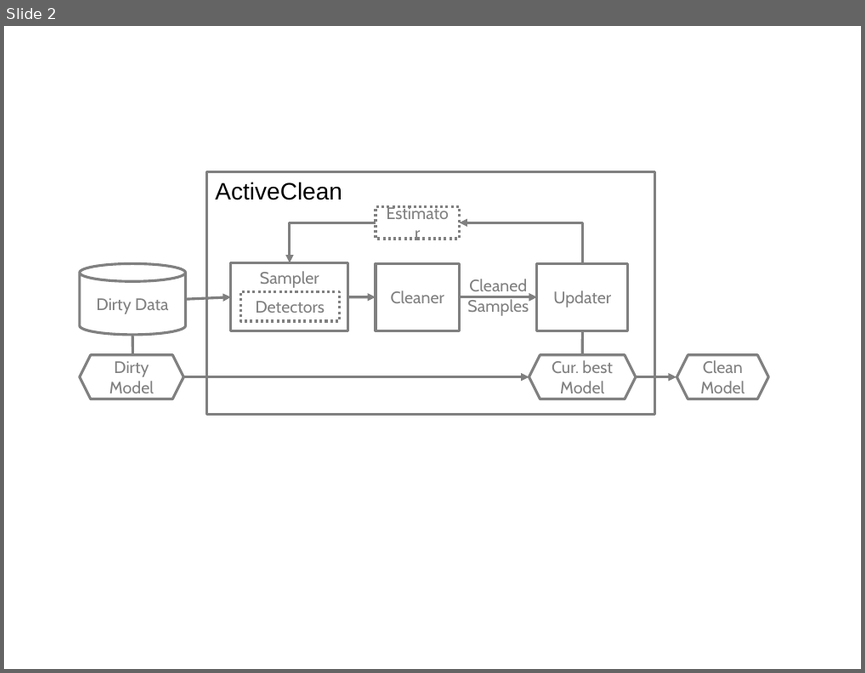
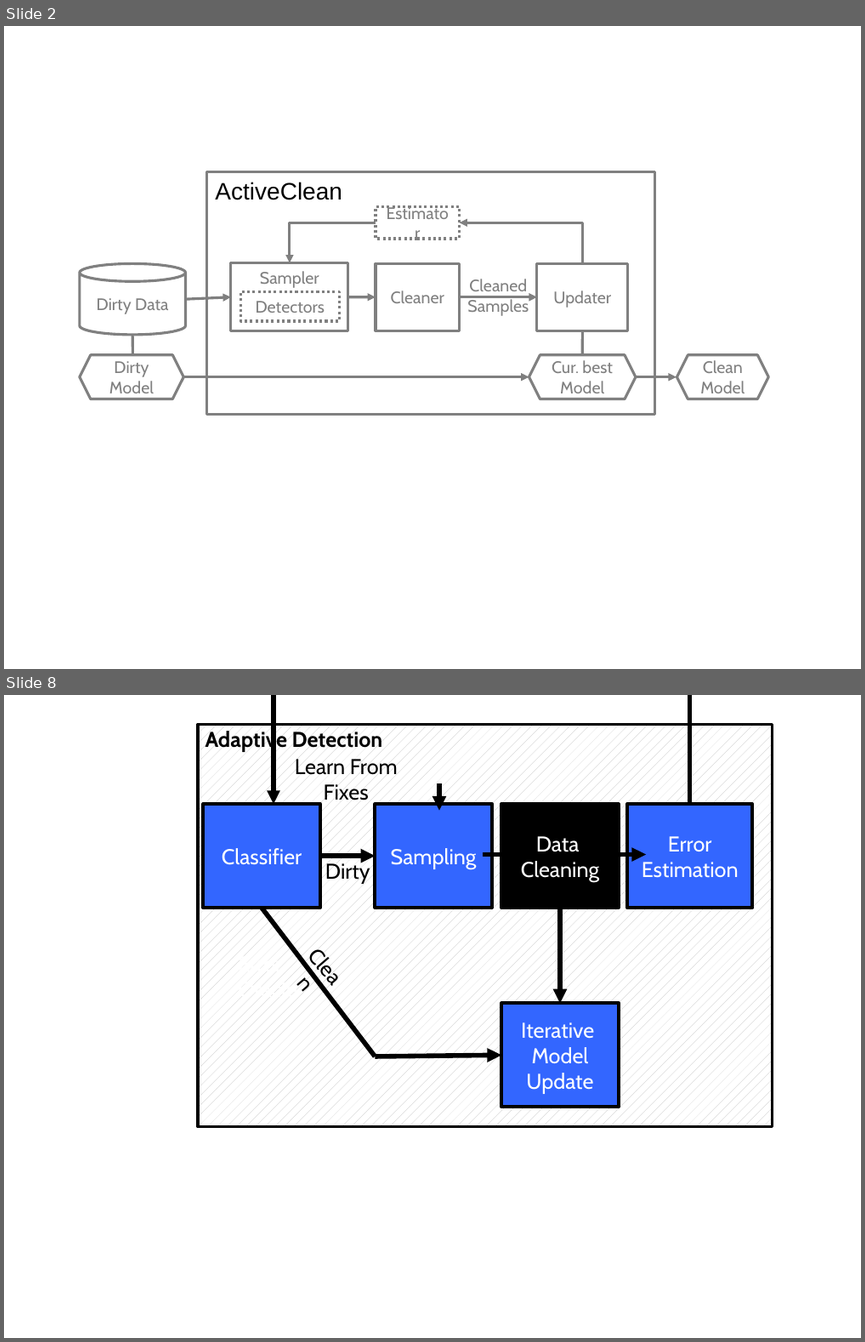
Before and after one commit to sjyk/sampleml, a slide deck: figs/figs.pptx. Shown one above the other, each under a label of ours: slide 2 before the commit, slides 2 and 8 after it; the slides between them are not shown. The pictures are 865x673 and 865x1342 pixels, drawn with LibreOffice and Linux fonts; fonts in the diff are those of the drawing. Boxes give left, top, right and bottom in pixels: in the first picture for what was removed or moved away, otherwise in the second. Text is boxed around its words. In the diff, an @@ line names an element or a change of style, - is before the commit and + after.

```diff
--- a/figs/figs.pptx
+++ b/figs/figs.pptx
@@ slide 8 added at [4, 695, 861, 1338], background #FFFFFF @@
@@ group added at [198, 724, 772, 1126]: 6 rectangles, 6 arrows, 5 texts, 1 line, 1 elbow arrow @@
+Error
+Oracle
+Sampling
+Data
+Cleaning
+Error
+Estimation
+Iterative
+Model
+Update
+Adaptive Detection
+Classifier
+Dirty
+Clean
+Learn From Fixes
```
Also in this commit, not shown: 11 other slides added, 4 other files.
